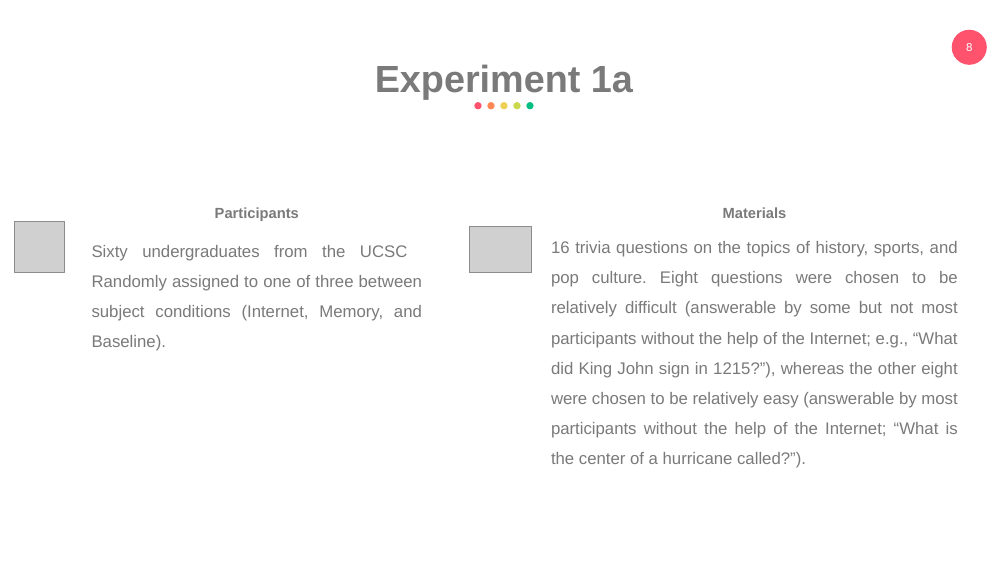
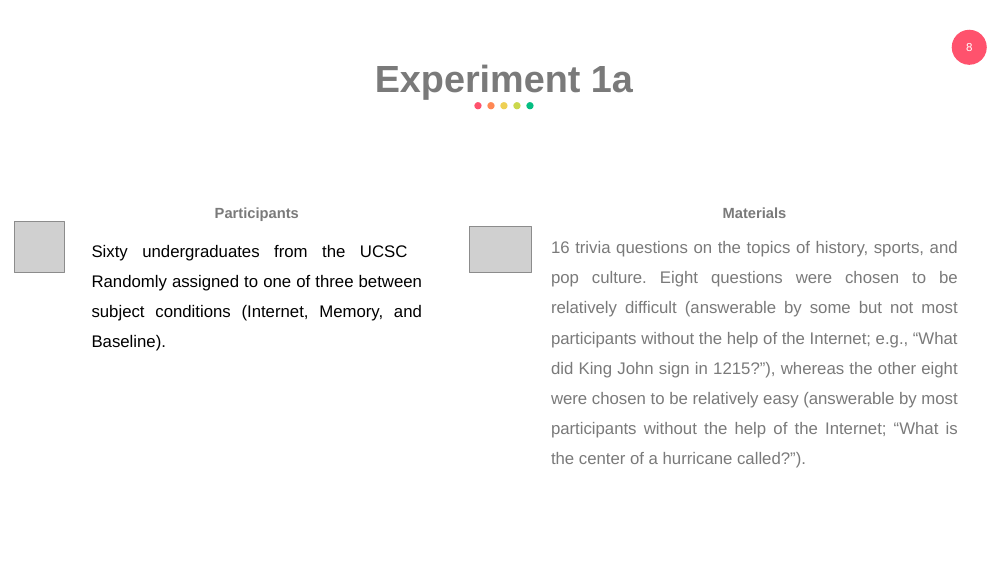
Before and after one commit to eemintz/ResearchML, a slide deck: slide 8 of PresentationEliyahuMintz.pptx. Drawn at 1008x567 pixels with LibreOffice and Linux fonts; fonts in the diff are those of the drawing; grey boxes stand for pictures. Boxes give left, top, right and bottom in pixels: in the first picture for what was removed or moved away, otherwise in the second. Text is boxed around its words. In the diff, an @@ line names an element or a change of style, - is before the commit and + after.

```diff
--- a/PresentationEliyahuMintz.pptx
+++ b/PresentationEliyahuMintz.pptx
@@ text "Sixty undergraduates from the UCSC ..." at [92,245,422,351]: text colour #7A7A7A to #000000 @@
```
Also in this commit, not shown: 9 other slides changed, 7 slides added, 8 slides removed.
